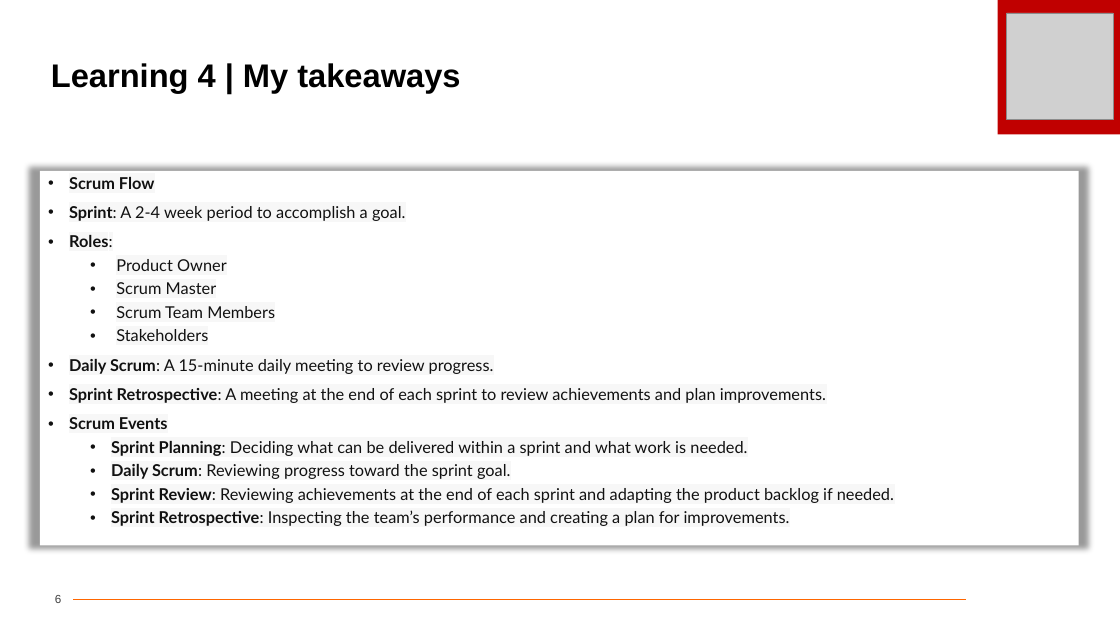
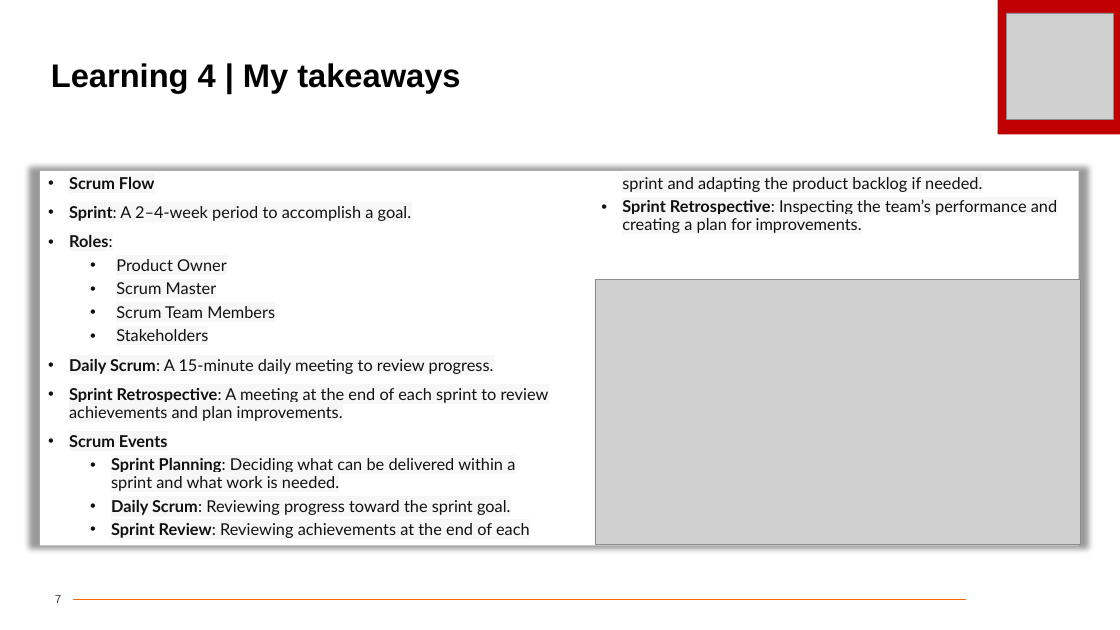
Before and after one commit to Hitesh-2020/Shell-Bootcamp-Journey-PPTs, a slide deck: slide 7 of HITESH TECHNICAL Day 1 Journey Book 2024.pptx (slide 6 before the commit). Drawn at 1120x630 pixels with LibreOffice and Linux fonts; fonts in the diff are those of the drawing; grey boxes stand for pictures; background and template pictures are left out. Boxes give left, top, right and bottom in pixels: in the first picture for what was removed or moved away, otherwise in the second. Text is boxed around its words. In the diff, an @@ line names an element or a change of style, - is before the commit and + after.

```diff
--- a/HITESH TECHNICAL Day 1 Journey Book 2024.pptx
+++ b/HITESH TECHNICAL Day 1 Journey Book 2024.pptx
@@ rectangle "Scrum Flow" at bbox=[39, 171, 1079, 546]: columns 1 to 2 @@
@@ text in rectangle at bbox=[69, 206, 411, 221]: text changed @@
-• Sprint: A 2-4 week period to accomplish a goal.
+• Sprint: A 2–4-week period to accomplish a goal.
@@ picture added at bbox=[595, 280, 1081, 545] @@
@@ page number at bbox=[55, 595, 61, 603]: text changed @@
-6
+7
```
Also in this commit, not shown: 4 other slides changed, 1 slide added.
